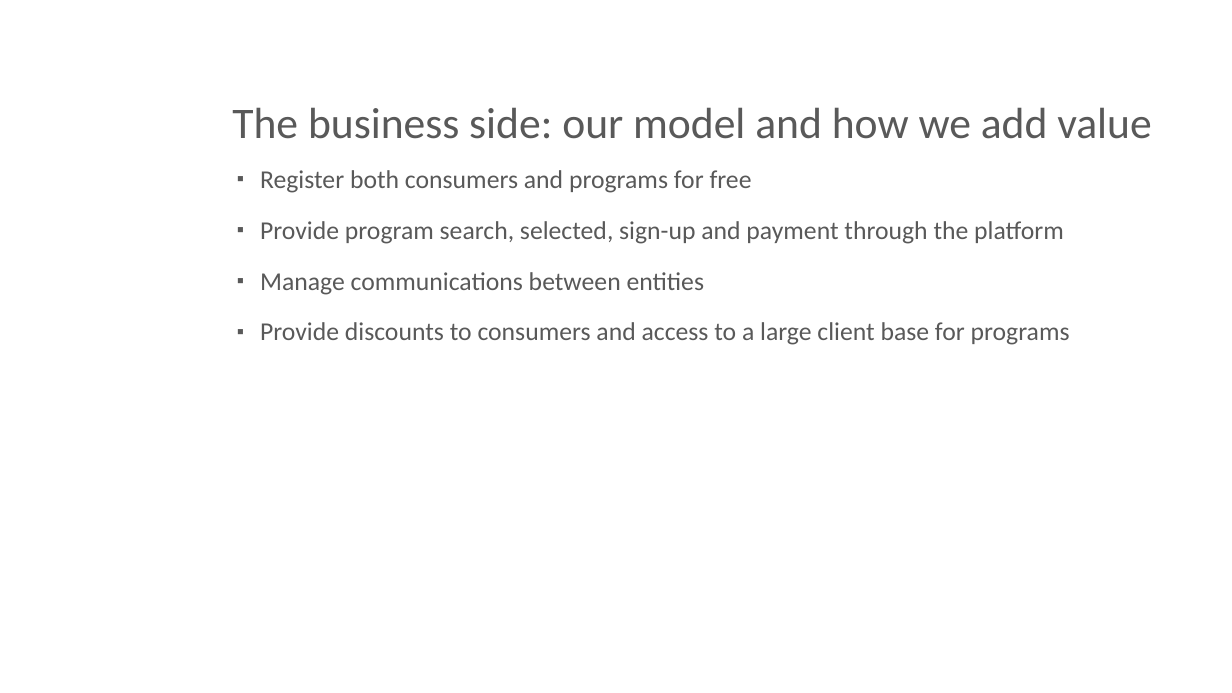
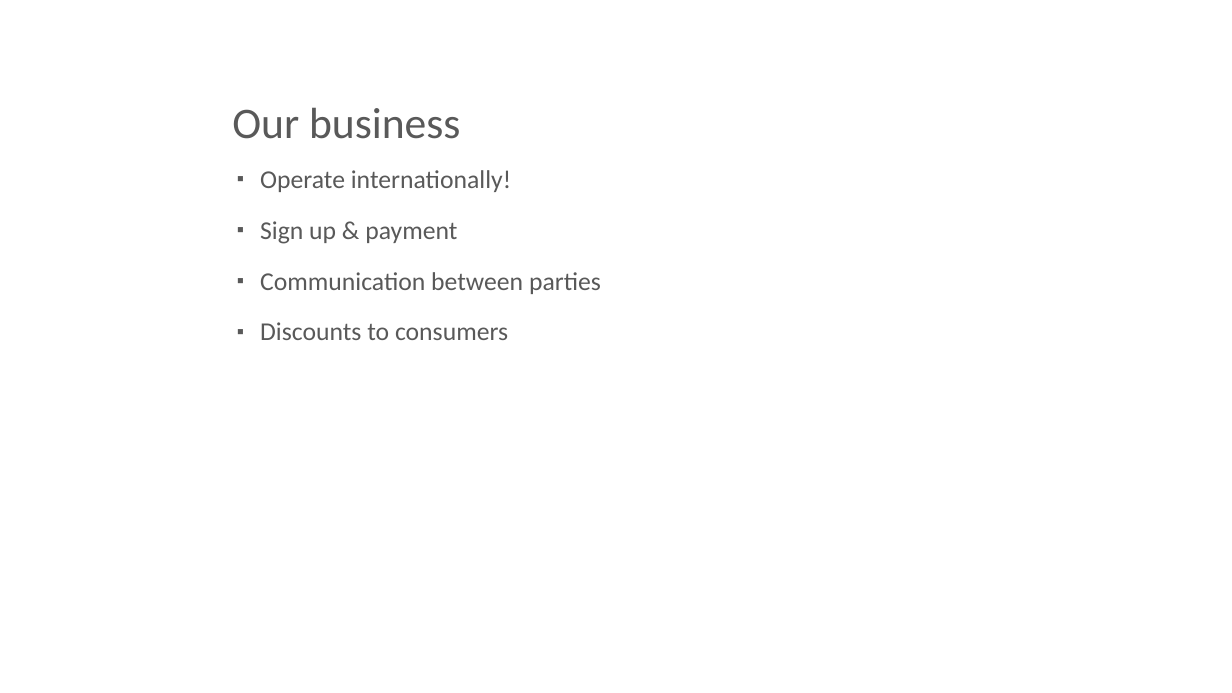
Before and after one commit to bmspersonal/testing, a slide deck: slide 5 of summerdeck.pptx (slide 6 before the commit). Drawn at 1232x693 pixels with LibreOffice and Linux fonts; fonts in the diff are those of the drawing; background and template pictures are left out. Boxes give left, top, right and bottom in pixels: in the first picture for what was removed or moved away, otherwise in the second. Text is boxed around its words. In the diff, an @@ line names an element or a change of style, - is before the commit and + after.

Commit message:
updated ppt.

```diff
--- a/summerdeck.pptx
+++ b/summerdeck.pptx
@@ title at [232,107,460,139]: text changed @@
-The business side: our model and how we add value
+Our business
@@ text at [260,170,601,340]: text changed @@
-▪ Register both consumers and programs for free
-▪ Provide program search, selected, sign-up and payment through the platform
-▪ Manage communications between entities
-▪ Provide discounts to consumers and access to a large client base for programs
+▪ Operate internationally!
+▪ Sign up & payment
+▪ Communication between parties
+▪ Discounts to consumers
```
Also in this commit, not shown: 4 other slides changed, 1 slide added, 1 slide removed.
